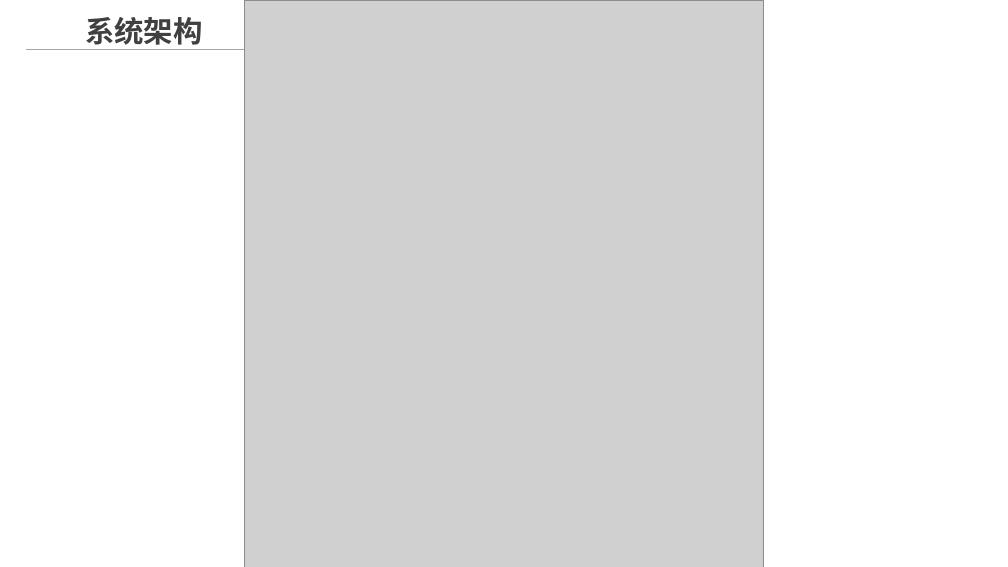
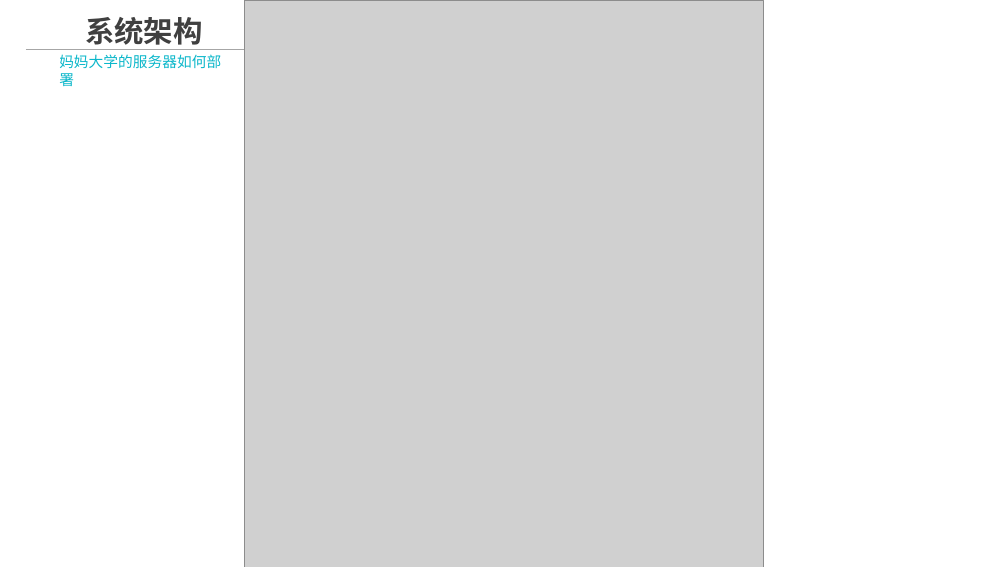
Before and after one commit to alucard263096/mamaudoc, a slide deck: slide 8 of 妈妈大学 技术方案.pptx. Drawn at 1008x567 pixels with LibreOffice and Linux fonts; fonts in the diff are those of the drawing; grey boxes stand for pictures; background and template pictures are left out. Boxes give left, top, right and bottom in pixels: in the first picture for what was removed or moved away, otherwise in the second. Text is boxed around its words. In the diff, an @@ line names an element or a change of style, - is before the commit and + after.

```diff
--- a/妈妈大学 技术方案.pptx
+++ b/妈妈大学 技术方案.pptx
@@ text added at [59,54,221,68], 14 pt, text #0BB7CA @@
+妈妈大学的服务器如何部署
```
Also in this commit, not shown: 6 other slides changed, 4 slides added, 8 slides removed.
